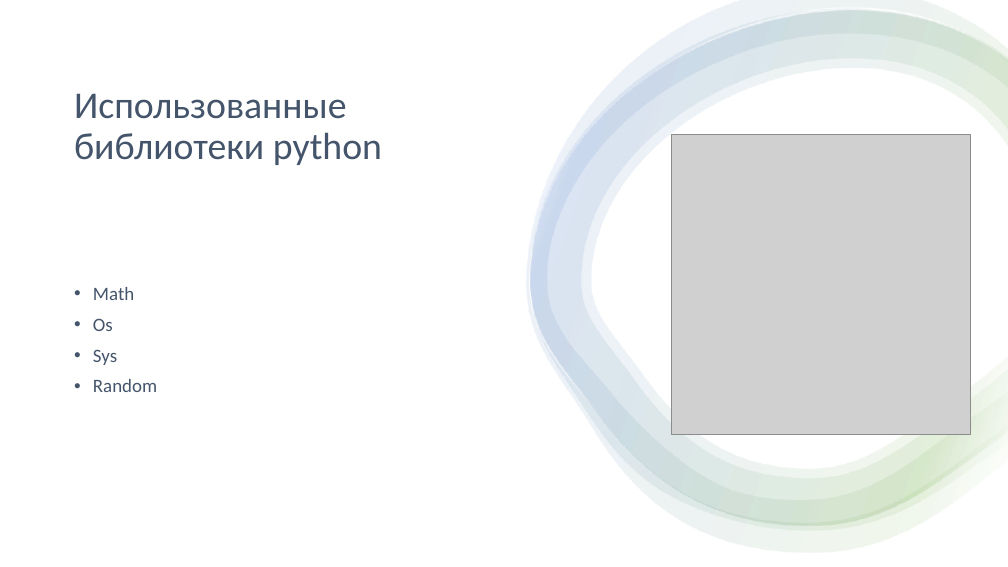
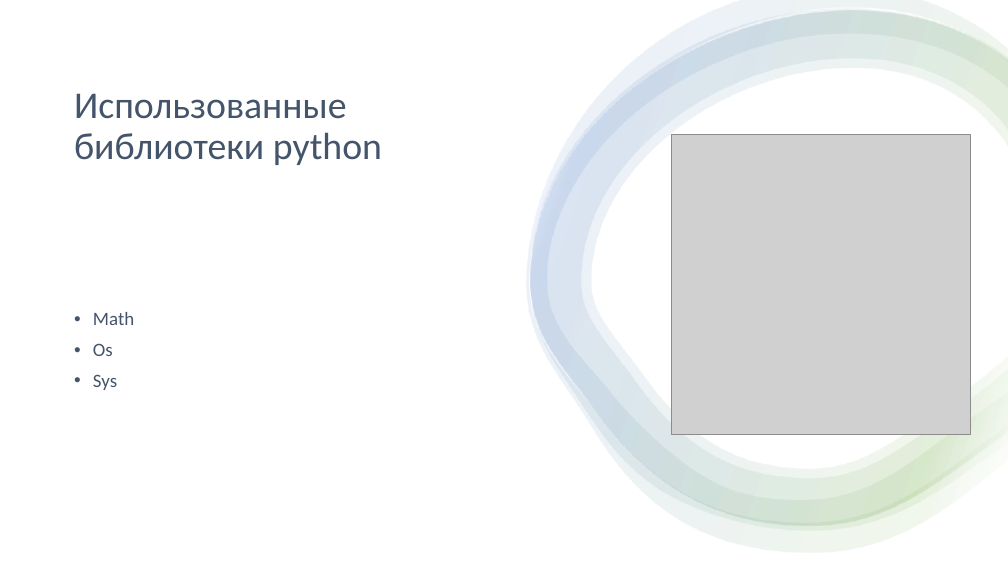
Before and after one commit to Tr1Ton4ik/Dungeon-Destroyer, a slide deck: slide 4 of presentation.pptx. Drawn at 1008x567 pixels with LibreOffice and Linux fonts; fonts in the diff are those of the drawing; grey boxes stand for pictures. Boxes give left, top, right and bottom in pixels: in the first picture for what was removed or moved away, otherwise in the second. Text is boxed around its words. In the diff, an @@ line names an element or a change of style, - is before the commit and + after.

```diff
--- a/presentation.pptx
+++ b/presentation.pptx
@@ text at [93,379,157,392]: paragraph removed @@
-• Random
```
Also in this commit, not shown: 3 other slides changed, 3 slides added, 2 slides removed.
